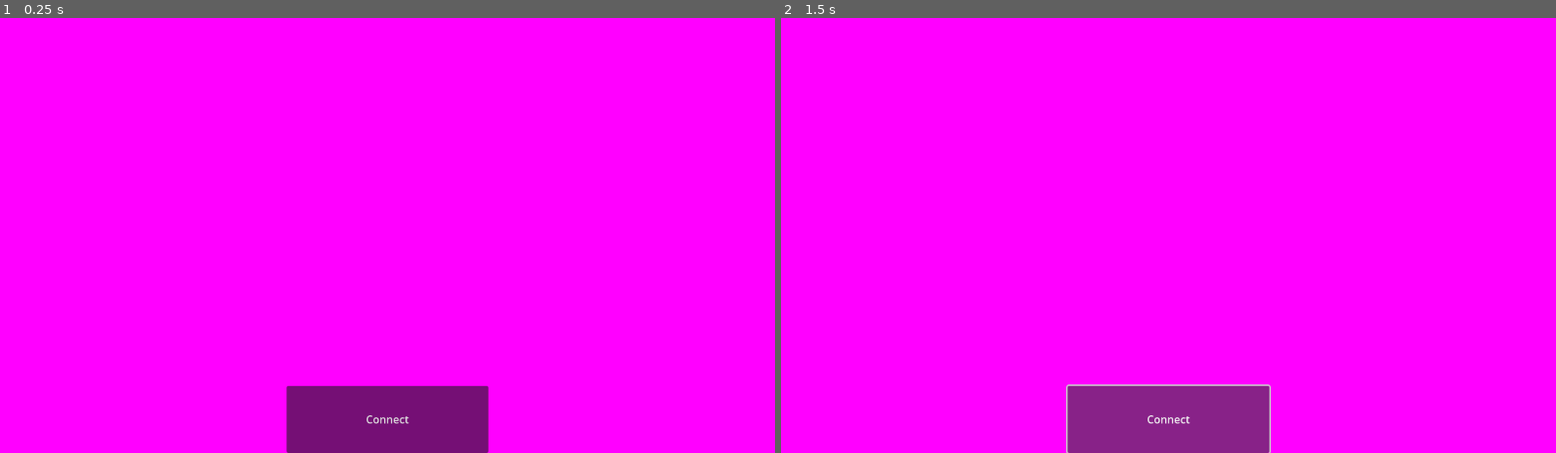
Above: before the commit, frames 1-2 (left to right).
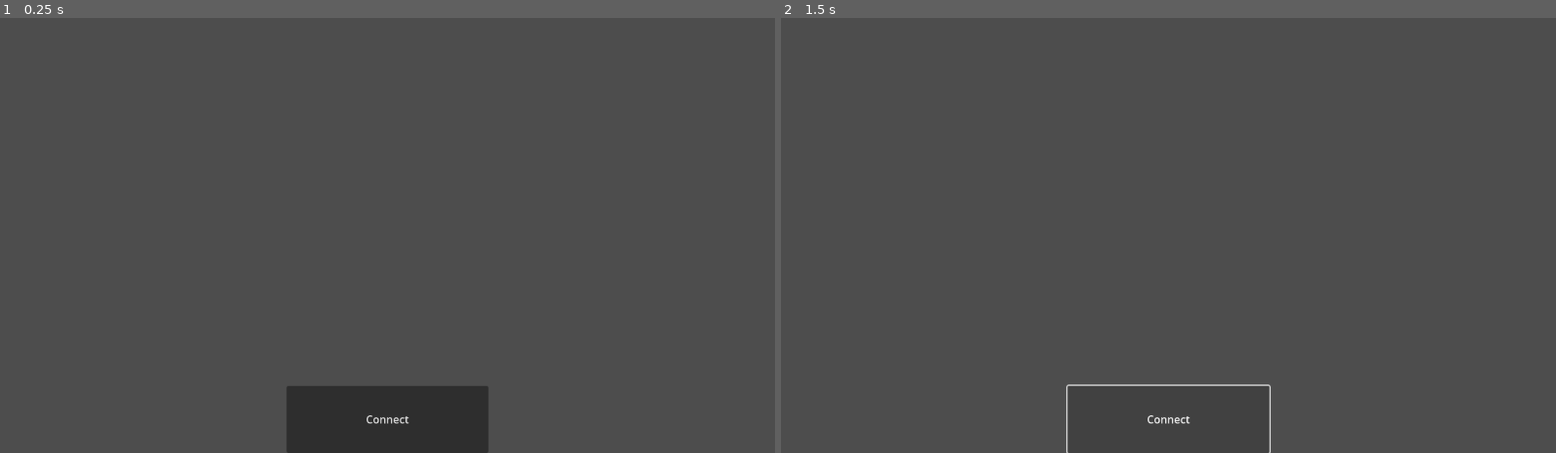
Above: after the commit, the same moments.

Repository: CyberGardenDrone/Application
Game: Godot game, scene res://Content/Scenes/root.tscn
Same seed, same stepped clock (60 frames per second), same inputs: the game is played once before the commit and once after it.
Inputs:
- Up to frame 1 (0.25 s): no input
- Up to frame 2 (1.5 s): tap Enter at 0.5 s; click "Connect" at 1.25 s

The runs differ from the first frame. In frame 1, 100% of the frame differs, in the area x 0-100%, y 0-100%; in frame 2, 100%.
Error after the commit: Unable to iterate on object of type 'Nil'. (res://Content/Scripts/Server.gd:36)

Commit message:
Получаем JSON

Diff:
--- a/Content/Scenes/menu.tscn
+++ b/Content/Scenes/menu.tscn
@@ -1,8 +1,6 @@
-[gd_scene load_steps=3 format=3 uid="uid://cmcbhxxqxlnjj"]
+[gd_scene load_steps=2 format=3 uid="uid://cmcbhxxqxlnjj"]
 
 [ext_resource type="Script" path="res://Content/Scripts/menu.gd" id="1_yhqol"]
-
-[sub_resource type="GradientTexture2D" id="GradientTexture2D_1jdlu"]
 
 [node name="Menu" type="Control"]
 layout_mode = 3
@@ -12,11 +10,6 @@
 grow_horizontal = 2
 grow_vertical = 2
 script = ExtResource("1_yhqol")
-
-[node name="Screen" type="Sprite2D" parent="."]
-position = Vector2(576, 324)
-scale = Vector2(18, 10.125)
-texture = SubResource("GradientTexture2D_1jdlu")
 
 [node name="Connect panel" type="Control" parent="."]
 layout_mode = 1
--- a/Content/Scripts/Server.gd
+++ b/Content/Scripts/Server.gd
@@ -3,35 +3,37 @@
 signal UpdateScreen(Sprite : Sprite2D)
 
 @export_category("Server settings")
-@export var port : int = 5858
-
-var Server : UDPServer
+@export var port : int = 11130
+@export var host = "http://10.42.0.1:11130"
+var http_request : HTTPRequest
 var Menu : Control
 var OutSprite : Sprite2D
+var error = 0
+var headers = []
 
 # Called when the node enters the scene tree for the first time.
 func _ready():
+	http_request = HTTPRequest.new()
+	add_child(http_request)
+	http_request.request_completed.connect(self._http_request_completed)
+	var error = http_request.request(host+"/api/get")
+	if error != OK:
+		push_error("An error occurred in the HTTP request.")
+	print(error)
 
-	#инициализация сервера
-	Server = UDPServer.new()
-	Server.listen(port)
-
-	#кастуем на менюшку
 	Menu = get_node("Menu")
 
+# Called every frame. 'delta' is the elapsed time since the previous frame.`
+func _process(delta):
+	pass
 
-# Called every frame. 'delta' is the elapsed time since the previous frame.
-func _process(delta):
-	#получаем пакеты с сервера
-	Server.poll()
 
-	#Проверяем и получаем изображения
-	if Server.is_connection_available():
-		var peer = Server.take_connection()
-		var packet = peer.get_packet()
-		var image = Image.new()
-		image.load_jpg_from_buffer(packet)
-		OutSprite.texture = image
-		UpdateScreen.emit(OutSprite)
-	else:
-		UpdateScreen.emit(null)
+func _http_request_completed(result, response_code, headers, body):
+	var json = JSON.new()
+	json.parse(body.get_string_from_utf8())
+	var response = json.get_data()
+
+	for str in response:
+		print(str)
+		var st : String = str
+		#print(st.substr(0, 5))
Not shown, added: Content/Scenes/roo1D1F.tmp
